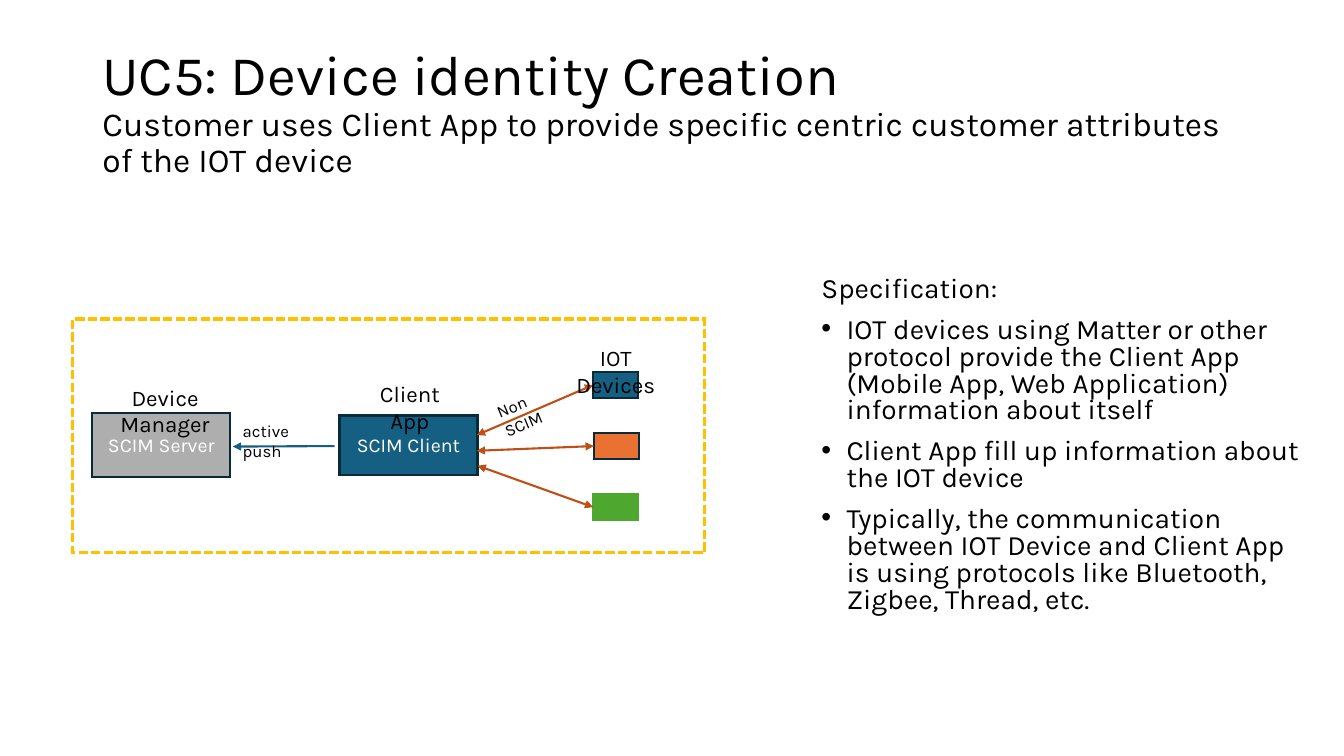
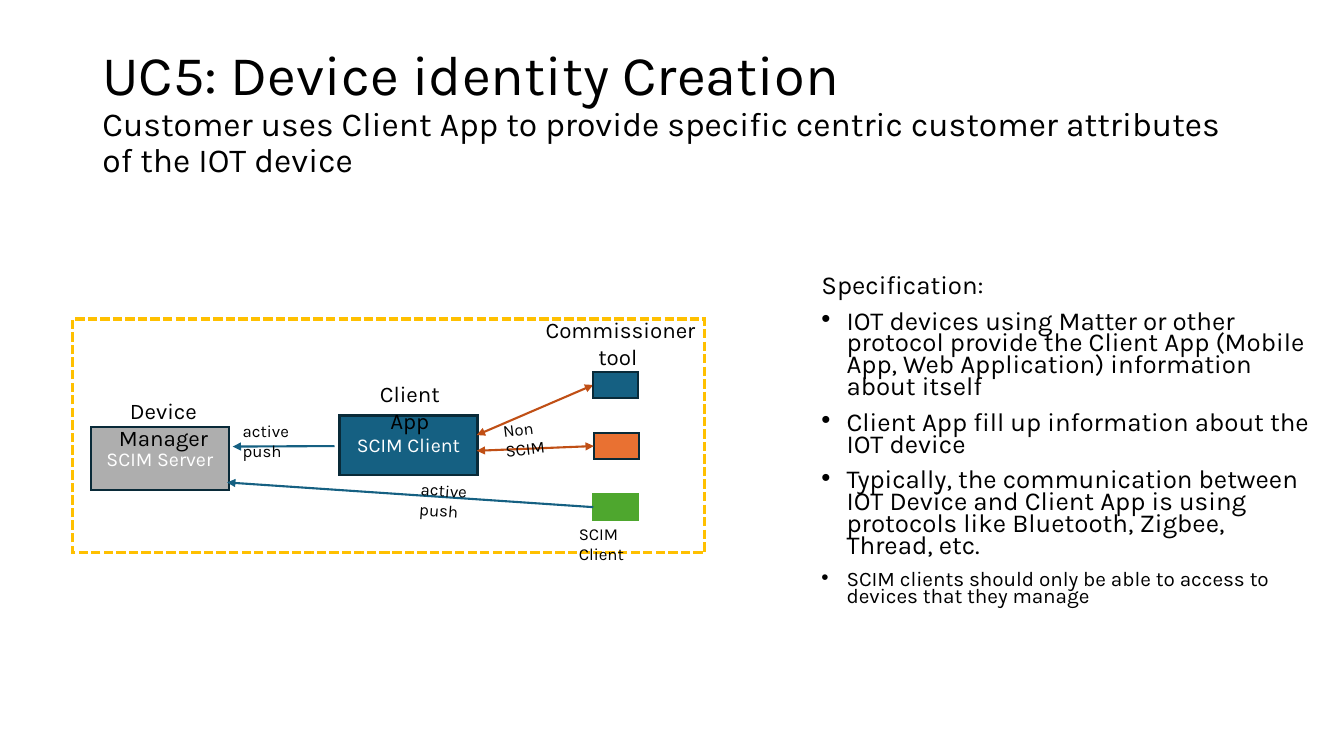
Before and after one commit to pamelatech/scim-use-case-revamp, a slide deck: slide 28 of Use Cases 16 Apr 2024.pptx. Drawn at 1344x756 pixels with LibreOffice and Linux fonts; fonts in the diff are those of the drawing. Boxes give left, top, right and bottom in pixels: in the first picture for what was removed or moved away, otherwise in the second. Text is boxed around its words. In the diff, an @@ line names an element or a change of style, - is before the commit and + after.

Commit message:
updates from Devices

```diff
--- a/Use Cases 16 Apr 2024.pptx
+++ b/Use Cases 16 Apr 2024.pptx
@@ text at box(821, 276, 1309, 557): size 20 to 18.5 pt in "Specification:", "IOT devices using Matter or other protocol ...", "Client App fill up information about the ...", "Typically, the communication between IOT Device and ..."; line spacing 0.8 to 0.7 @@
@@ text at box(546, 317, 696, 366): text changed @@
-IOT Devices
+Commissioner tool
@@ text "Device Manager": place and size @@
-text "Device Manager" at box(120, 390, 209, 438)
+text "Device Manager" at box(119, 403, 208, 452)
@@ text "Non SCIM": place and size @@
-text "Non SCIM" at box(500, 400, 528, 423)
+text "Non SCIM" at box(504, 420, 545, 457)
@@ text "Non SCIM" at box(504, 420, 545, 457): rotation 337 to 352 degrees @@
@@ rectangle "SCIM Server": place and size @@
-rectangle "SCIM Server" at box(93, 413, 231, 477)
+rectangle "SCIM Server" at box(91, 427, 229, 491)
@@ double arrow moved from (478, 466) - (594, 507) to (227, 483) - (594, 507) @@
@@ double arrow (227, 483) - (594, 507): double arrow to arrow; stroke #C04F15 1.5 pt to #156082 1.5 pt @@
@@ text added at box(419, 485, 466, 519), 12 pt, text #000000 @@
+active push
@@ text added at box(579, 529, 624, 560), 12 pt, text #000000 @@
+SCIM Client
@@ text at box(847, 572, 1269, 608): paragraph added @@
+• SCIM clients should only be able to access to devices that they manage
```
Also in this commit, not shown: 2 other slides changed, 1 slide added.
